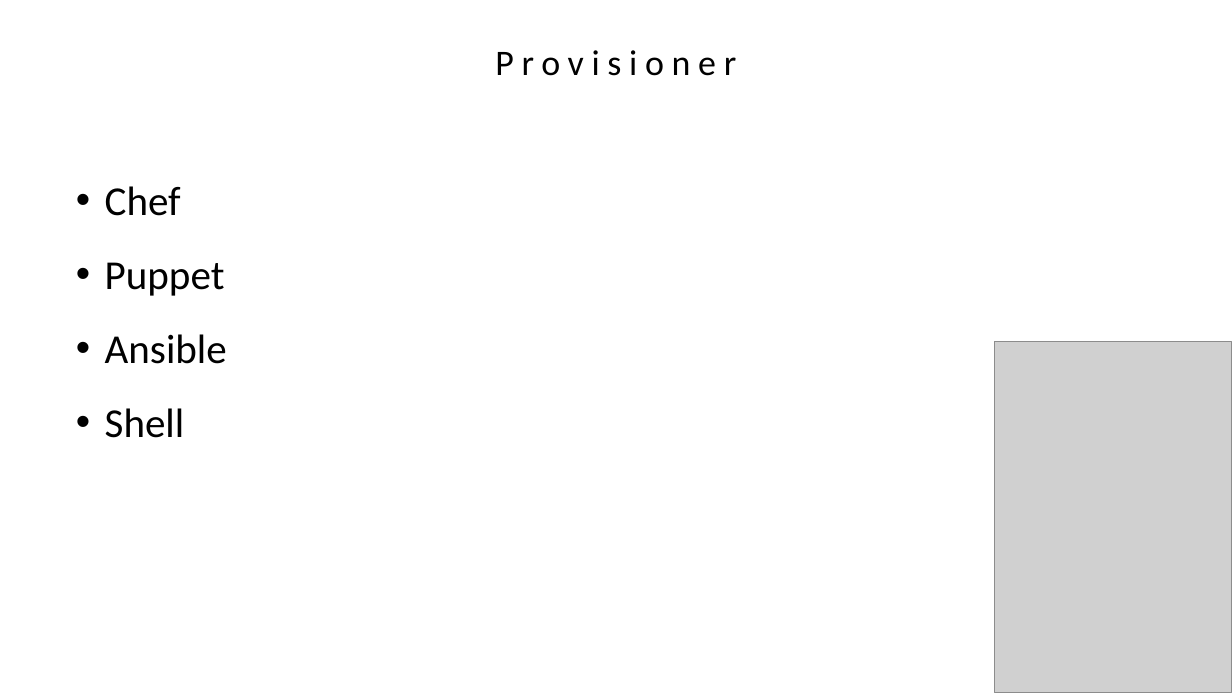
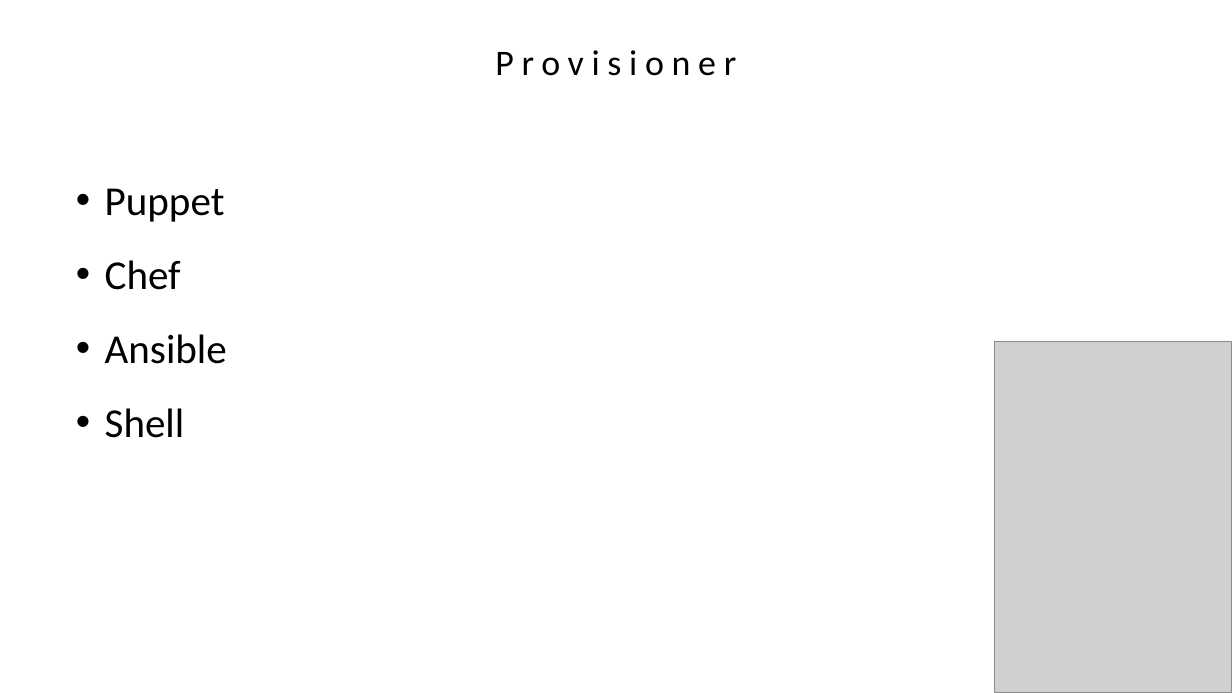
Before and after one commit to agavazov/vagrant-presentation, a slide deck: slide 23 of vagrant.pptx. Drawn at 1232x693 pixels with LibreOffice and Linux fonts; fonts in the diff are those of the drawing; grey boxes stand for pictures. Boxes give left, top, right and bottom in pixels: in the first picture for what was removed or moved away, otherwise in the second. Text is boxed around its words. In the diff, an @@ line names an element or a change of style, - is before the commit and + after.

Commit message:
presentation update

```diff
--- a/vagrant.pptx
+++ b/vagrant.pptx
@@ text at (105, 188, 225, 222): paragraph added @@
+• Puppet
@@ text at (105, 262, 225, 296): paragraph removed @@
-• Puppet
```
Also in this commit, not shown: 1 slide added, 1 slide removed, 6 other files.
